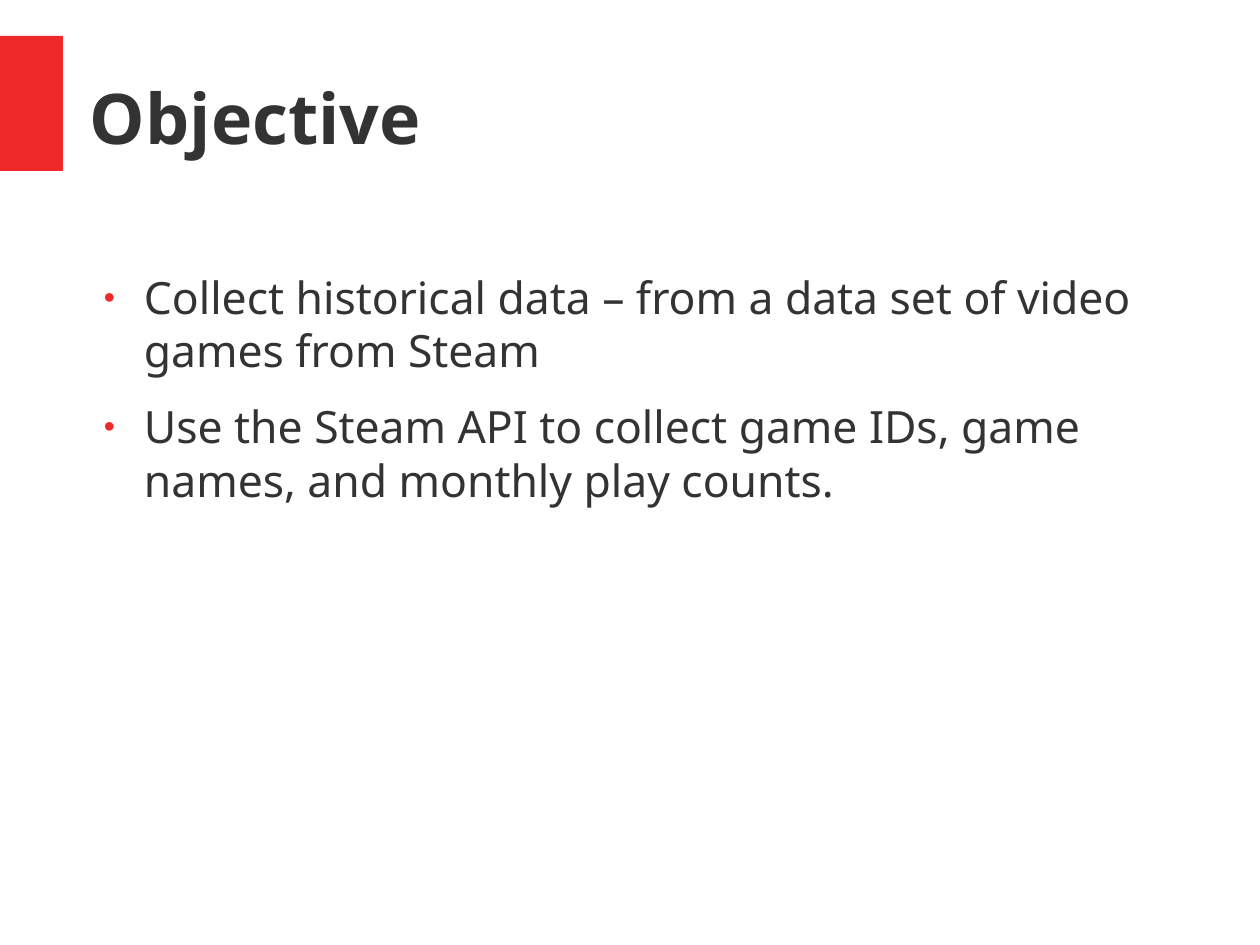
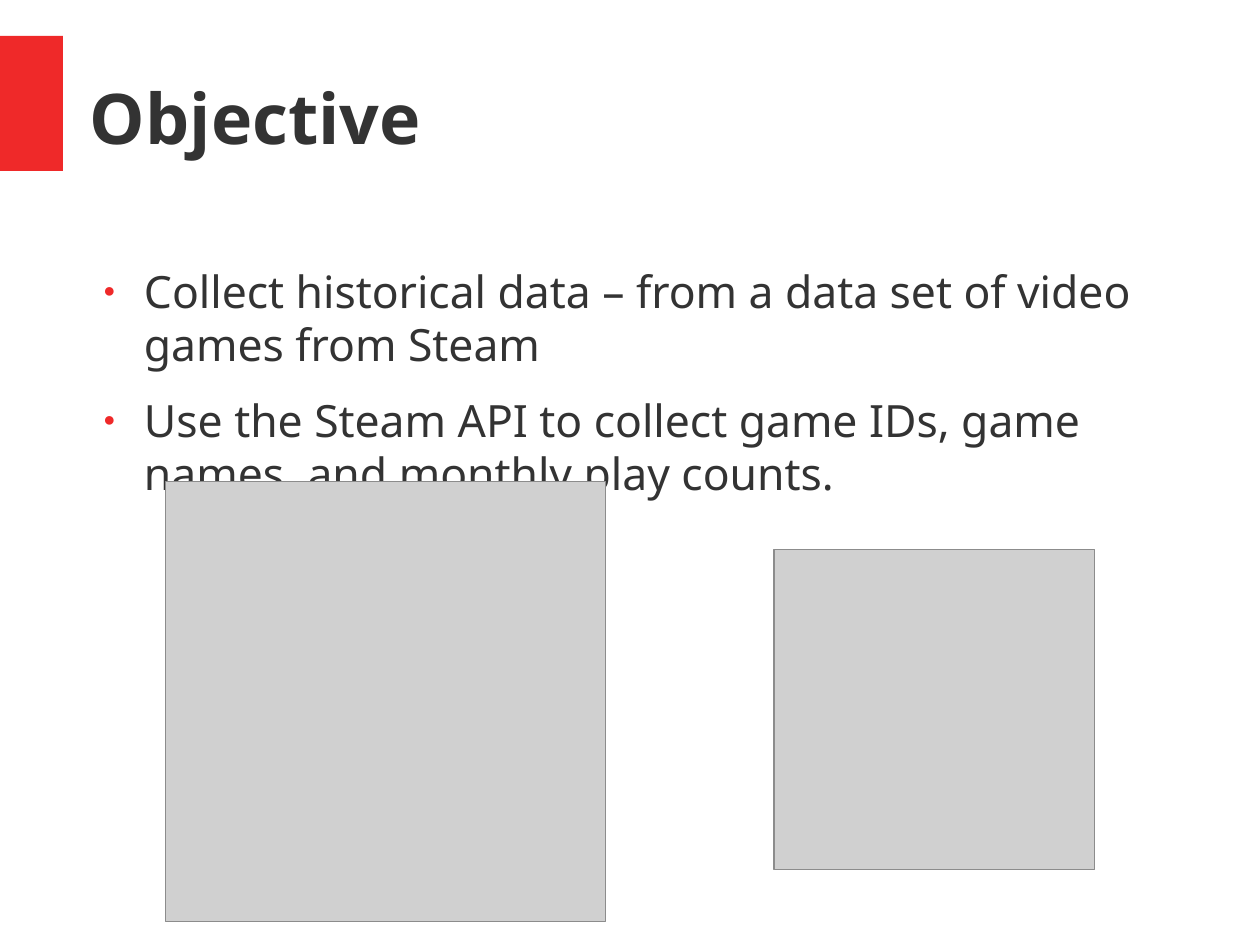
Before and after one commit to fdac21/VideoGame_Analysis, a slide deck: slide 2 of presentation.pptx. Drawn at 1260x945 pixels with LibreOffice and Linux fonts; fonts in the diff are those of the drawing; grey boxes stand for pictures. Boxes give left, top, right and bottom in pixels: in the first picture for what was removed or moved away, otherwise in the second. Text is boxed around its words. In the diff, an @@ line names an element or a change of style, - is before the commit and + after.

Commit message:
presentation changes and added some images

```diff
--- a/presentation.pptx
+++ b/presentation.pptx
@@ text "Collect historical data – from ...": place and size @@
-text "Collect historical data – from ..." at [144, 280, 1130, 508]
+text "Collect historical data – from ..." at [144, 274, 1130, 502]
@@ picture added at [166, 481, 606, 922] @@
@@ picture added at [774, 549, 1095, 870] @@
```
Also in this commit, not shown: 1 other slide changed, 6 other files.
